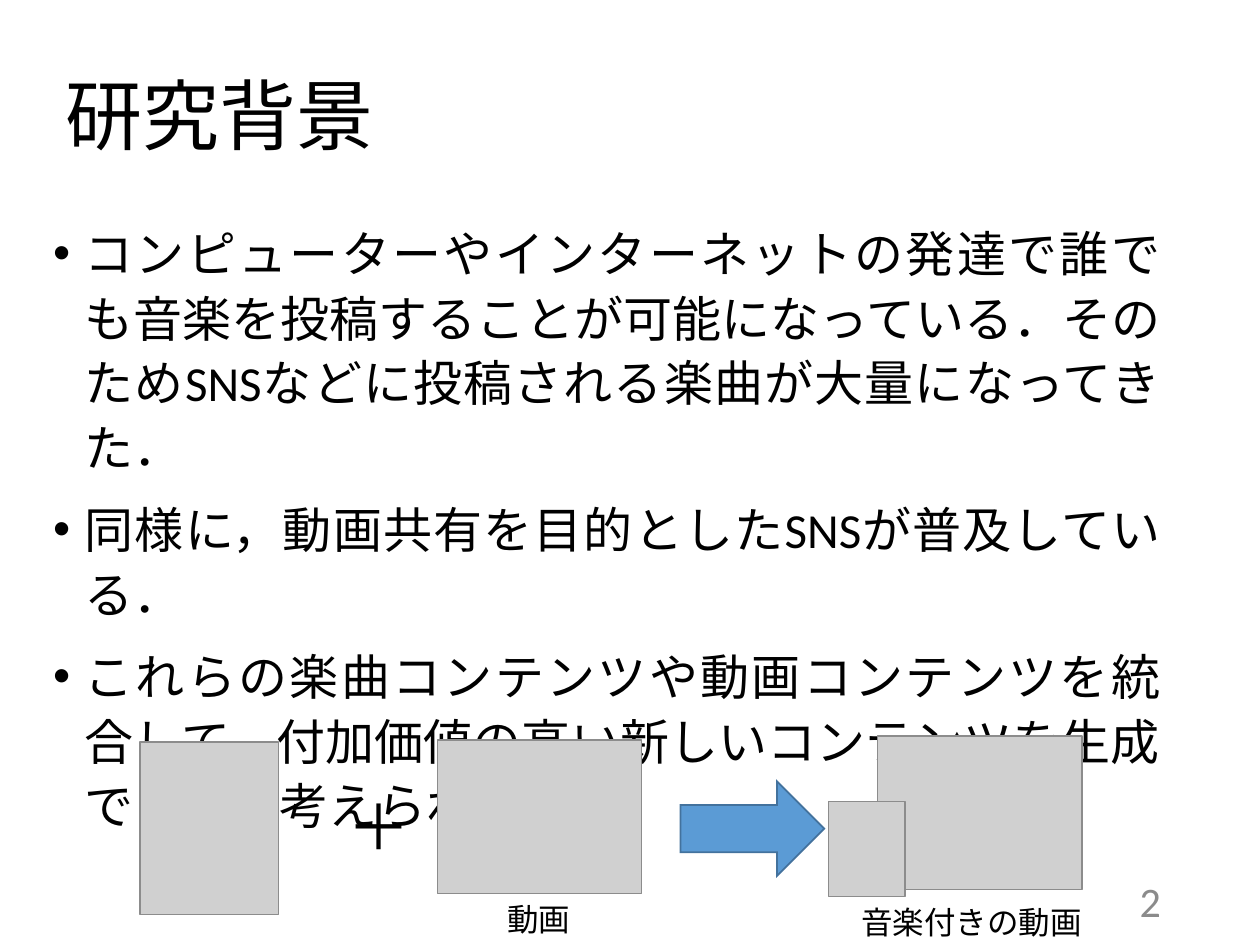
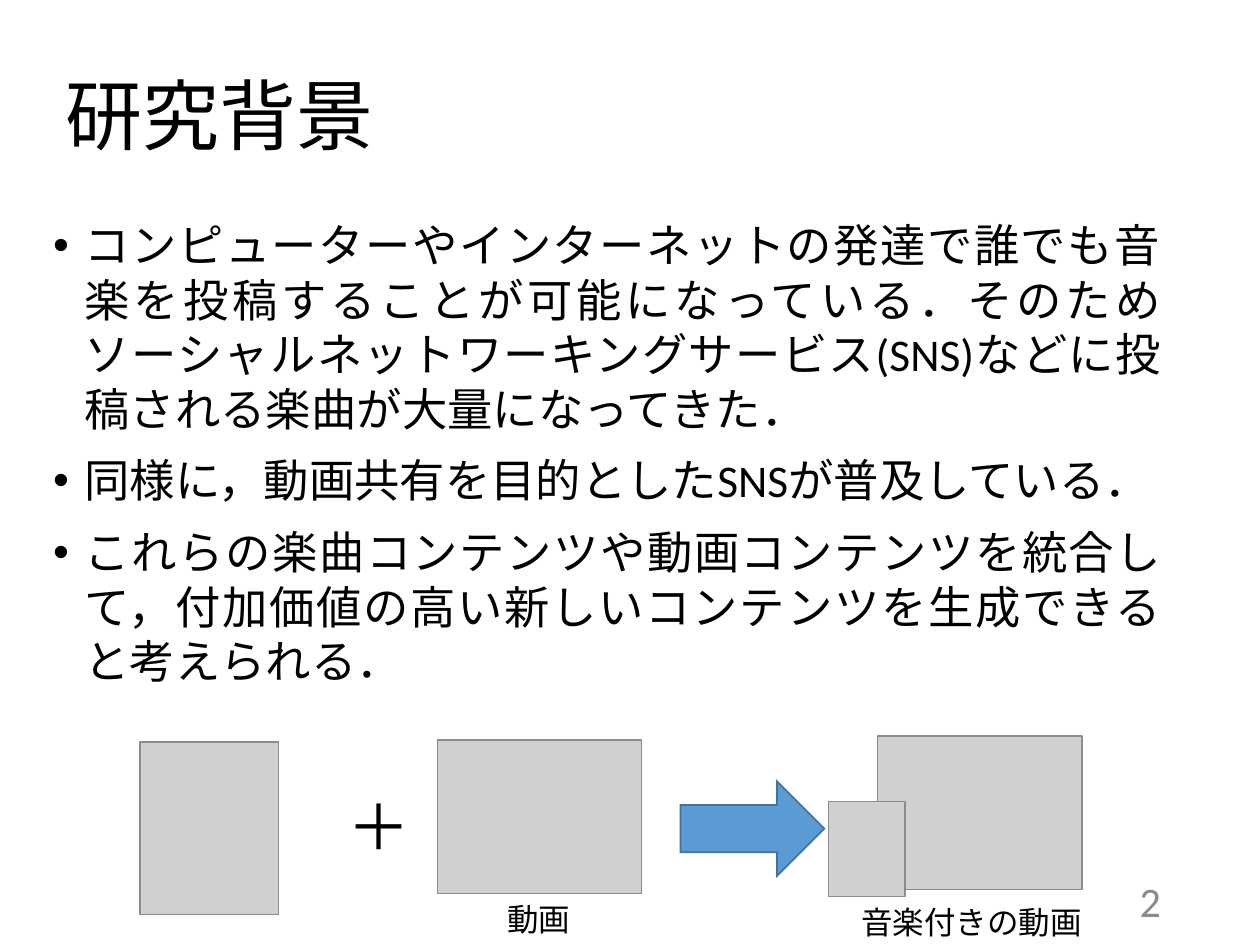
Before and after one commit to kait-takanolab/1821144-yoshii-thesis, a slide deck: slide 2 of 発表用スライド/1821144_yoshii_thesis_ver.pptx. Drawn at 1260x945 pixels with LibreOffice and Linux fonts; fonts in the diff are those of the drawing; grey boxes stand for pictures. Boxes give left, top, right and bottom in pixels: in the first picture for what was removed or moved away, otherwise in the second. Text is boxed around its words. In the diff, an @@ line names an element or a change of style, - is before the commit and + after.

```diff
--- a/発表用スライド/1821144_yoshii_thesis_ver.pptx
+++ b/発表用スライド/1821144_yoshii_thesis_ver.pptx
@@ text at (85, 224, 1161, 430): text changed; size 28 to 25.9 pt @@
-• コンピューターやインターネットの発達で誰でも音楽を投稿することが可能になっている．そのためSNSなどに投稿される楽曲が大量になってきた．
+• コンピューターやインターネットの発達で誰でも音楽を投稿することが可能になっている．そのためソーシャルネットワーキングサービス(SNS)などに投稿される楽曲が大量になってきた．
@@ text at (85, 459, 1162, 682): size 28 to 25.9 pt in "同様に，動画共有を目的としたSNSが普及している．", "これらの楽曲コンテンツや動画コンテンツを統合して，付加価値の高い新しいコンテンツを生成できると考えられる．"; line spacing 1.1 to 1 @@
```
Also in this commit, not shown: 1 other slide changed, 2 other files.
